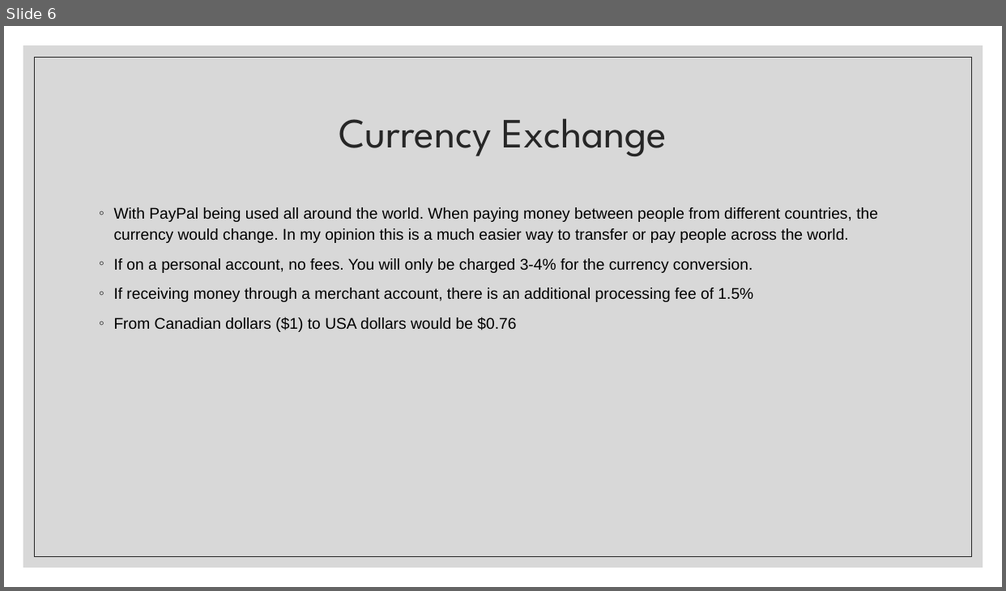
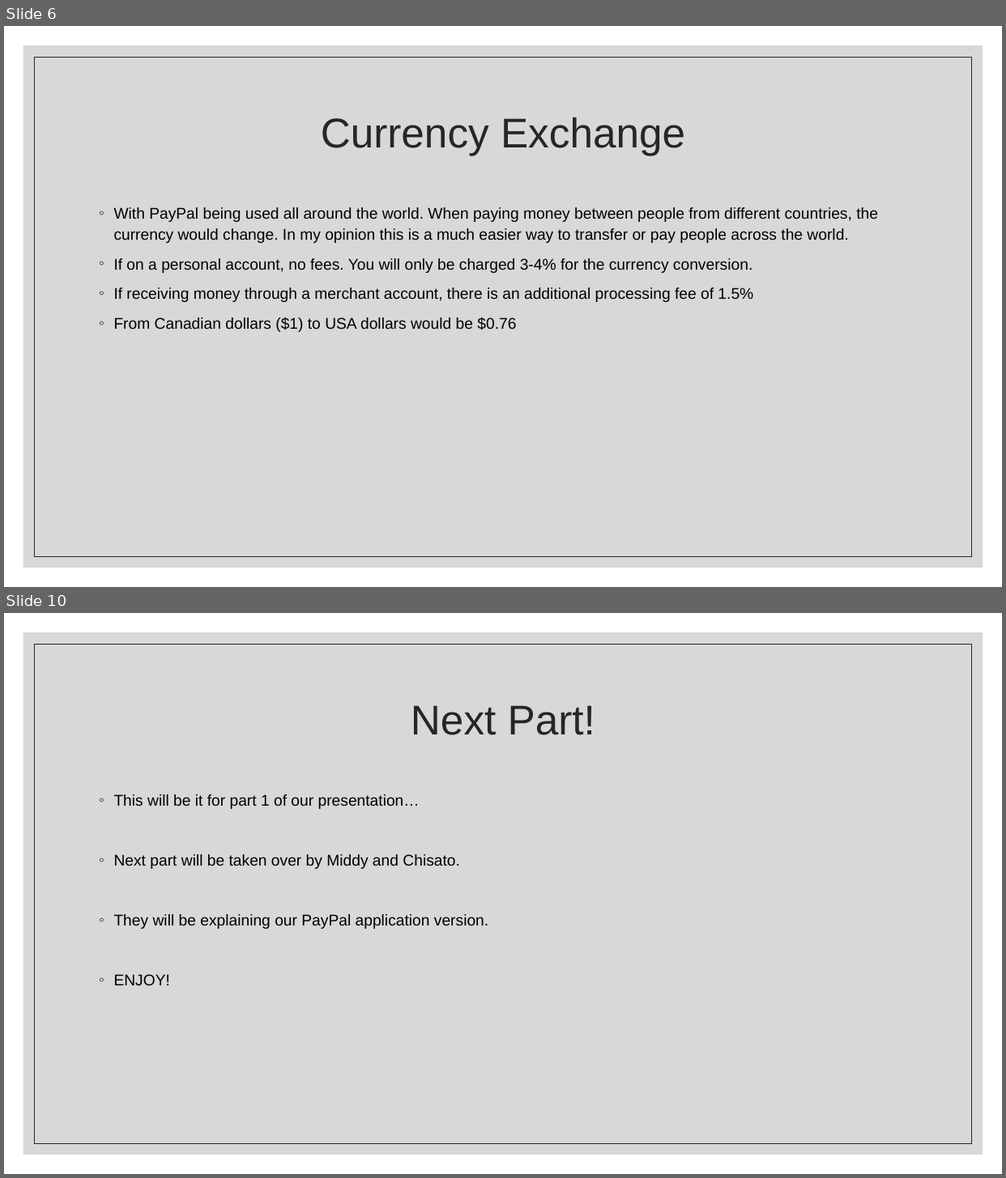
Before and after one commit to choco999/demonstration1, a slide deck: Paypal_Javascript.pptx. Shown one above the other, each under a label of ours: slide 6 before the commit, slides 6 and 10 after it; the slides between them are not shown. The pictures are 1006x591 and 1006x1178 pixels, drawn with LibreOffice and Linux fonts; fonts in the diff are those of the drawing. Boxes give left, top, right and bottom in pixels: in the first picture for what was removed or moved away, otherwise in the second. Text is boxed around its words. In the diff, an @@ line names an element or a change of style, - is before the commit and + after.

```diff
--- a/Paypal_Javascript.pptx
+++ b/Paypal_Javascript.pptx
@@ slide 10 added at box(4, 613, 1002, 1174), background #FFFFFF; not listed: 2 template elements that a slide beside it also shows @@
@@ title added at box(411, 705, 595, 735), 40 pt, text #262626 @@
+Next Part!
@@ text added at box(114, 794, 488, 986), 15 pt, text #000000 @@
+◦ This will be it for part 1 of our presentation…
+◦ Next part will be taken over by Middy and Chisato.
+◦ They will be explaining our PayPal application version.
+◦ ENJOY!
@@ slide 6 changed as well @@
@@ title "Currency Exchange" at box(321, 118, 685, 156): font League Spartan to Arial @@
```
Also in this commit, not shown: 5 other slides changed, 4 other slides added.
